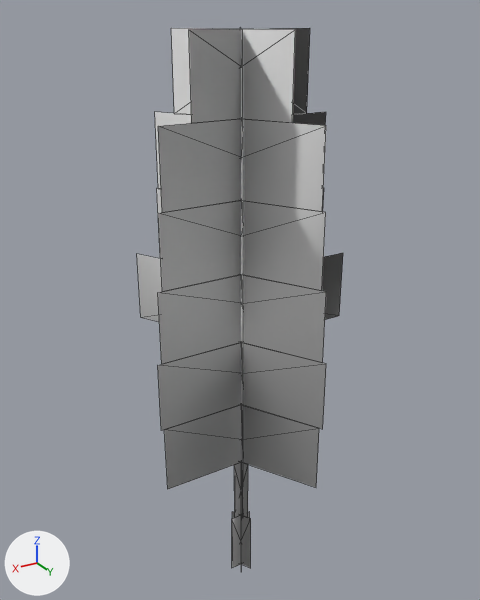
The glTF model public/assets/testmap/tree_birch_a_lod2.glb as it was, and as the next commit left it.
Rendered twice from a camera (50 mm lens) standing at (8.19, 13.59, 15.36) and looking at (-0.44, -0.79, 8.17). Every picture has the same lights, and +X, +Y and +Z are marked at lower left. The picture after the commit comes second. Mesh edges are drawn as thin lines.

Objects in the first picture: 'tree_birch_a_lod2'.
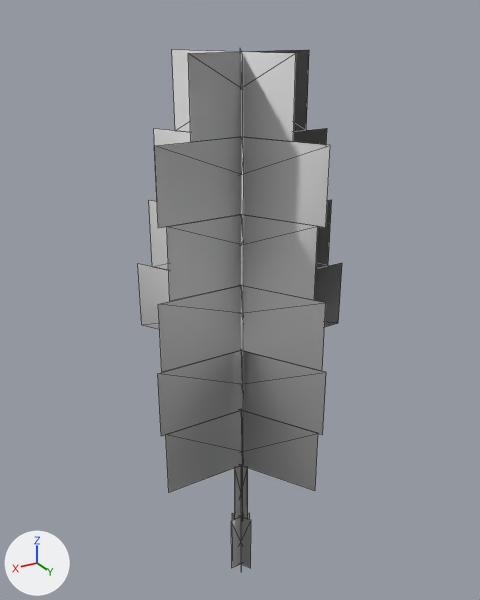
Edits to the bpy script that builds the scene:
```text
Change me_tree_birch_a_lod2:
    used by ob_tree_birch_a_lod2; location = (0.0, 0.0, 0.0)
    remove me_tree_birch_a_lod2.from_pydata(...)  # 96 vertices, 48 faces; spans x -3.3..2.4, y -2.9..2.1, z -0.4..15.1
    add me_tree_birch_a_lod2.from_pydata(...)  # 96 vertices, 48 faces; spans x -3.3..2.4, y -2.9..2.1, z -0.4..14.6
    me_tree_birch_a_lod2 part 1: the loose piece of 4 vertices spanning x -3.3..2.3, y 0.0, z 7.3..9.3 is moved by (0.0, 0.0, -0.3)
    me_tree_birch_a_lod2 part 2: the loose piece of 4 vertices spanning x -2.5..2.2, y 0.0, z 9.3..11.2 is moved by (-0.2, 0.0, -0.3)
    me_tree_birch_a_lod2 part 3: the loose piece of 4 vertices spanning x -2.5..2.1, y 0.0, z 11.2..13.1 is moved by (0.0, 0.0, -0.4)
    me_tree_birch_a_lod2 part 4: the loose piece of 4 vertices spanning x -1.9..1.3, y 0.0, z 13.1..15.1 is moved by (0.0, 0.0, -0.4)
    me_tree_birch_a_lod2 part 5: the loose piece of 4 vertices spanning x -1.7..1.2, y -2.9..2.0, z 7.3..9.3 is moved by (0.0, 0.0, -0.3)
    me_tree_birch_a_lod2 part 6: the loose piece of 4 vertices spanning x -1.3..1.1, y -2.2..1.9, z 9.3..11.2 is moved by (-0.1, -0.2, -0.3)
    me_tree_birch_a_lod2 part 7: the loose piece of 4 vertices spanning x -1.2..1.1, y -2.1..1.8, z 11.2..13.1 is moved by (0.0, 0.0, -0.4)
    me_tree_birch_a_lod2 part 8: the loose piece of 4 vertices spanning x -0.9..0.6, y -1.6..1.1, z 13.1..15.1 is moved by (0.0, 0.0, -0.4)
    me_tree_birch_a_lod2 part 9: the loose piece of 4 vertices spanning x -1.2..1.7, y -2.9..2.0, z 7.3..9.3 is moved by (0.0, 0.0, -0.3)
    me_tree_birch_a_lod2 part 10: the loose piece of 4 vertices spanning x -1.1..1.3, y -2.2..1.9, z 9.3..11.2 is moved by (0.1, -0.2, -0.3)
    me_tree_birch_a_lod2 part 11: the loose piece of 4 vertices spanning x -1.1..1.2, y -2.1..1.8, z 11.2..13.1 is moved by (0.0, 0.0, -0.4)
    me_tree_birch_a_lod2 part 12: the loose piece of 4 vertices spanning x -0.6..0.9, y -1.6..1.1, z 13.1..15.1 is moved by (0.0, 0.0, -0.4)
    me_tree_birch_a_lod2 part 13: 30 of 96 vertices moved; they spanned x -2.6..2.4, y -2.2..2.1, z 3.5..7.3 and now span x -2.0..2.4, y -1.7..2.1, z 3.3..7.1; mean shift (0.1, 0.2, -0.2); largest move (-1.6, 0.0, 5.4) -> (-0.8, 0.0, 5.2)
```

What differs and where, as boxes (x1, y1, x2, y2) in the pictures (480 x 600 px; the box of a moved part takes in the faces that stretch with it):
'tree_birch_a_lod2', reshaped: before (137, 28, 343, 568); after (138, 49, 342, 568)
part 1 of me_tree_birch_a_lod2, moved or reshaped: before (158, 253, 343, 364); after (158, 263, 342, 372)
part 2 of me_tree_birch_a_lod2, moved or reshaped: before (158, 188, 324, 292); after (167, 200, 332, 301)
part 3 of me_tree_birch_a_lod2, moved or reshaped: before (158, 112, 326, 213); after (154, 128, 327, 228)
part 4 of me_tree_birch_a_lod2, moved or reshaped: before (189, 28, 310, 123); after (188, 50, 309, 142)
part 5 of me_tree_birch_a_lod2, moved or reshaped: before (241, 277, 243, 372); after (241, 288, 243, 380)
part 6 of me_tree_birch_a_lod2, moved or reshaped: before (241, 201, 243, 297); after (241, 216, 243, 308)
part 7 of me_tree_birch_a_lod2, moved or reshaped: before (241, 119, 243, 215); after (241, 137, 244, 231)
part 8 of me_tree_birch_a_lod2, moved or reshaped: before (240, 28, 243, 127); after (240, 49, 243, 146)
part 9 of me_tree_birch_a_lod2, moved or reshaped: before (137, 254, 326, 363); after (138, 264, 326, 371)
part 10 of me_tree_birch_a_lod2, moved or reshaped: before (157, 188, 326, 291); after (149, 200, 318, 300)
part 11 of me_tree_birch_a_lod2, moved or reshaped: before (155, 112, 326, 212); after (154, 129, 330, 227)
part 12 of me_tree_birch_a_lod2, moved or reshaped: before (171, 28, 295, 123); after (172, 50, 296, 142)
part 13 of me_tree_birch_a_lod2, moved or reshaped: before (158, 343, 326, 517); after (158, 351, 326, 519)
